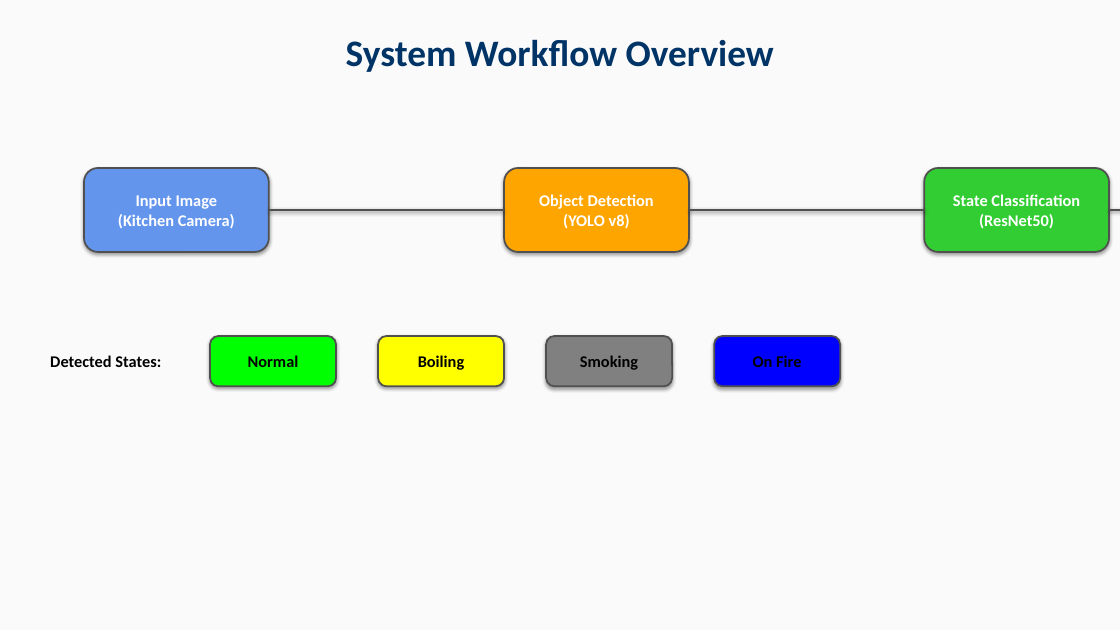
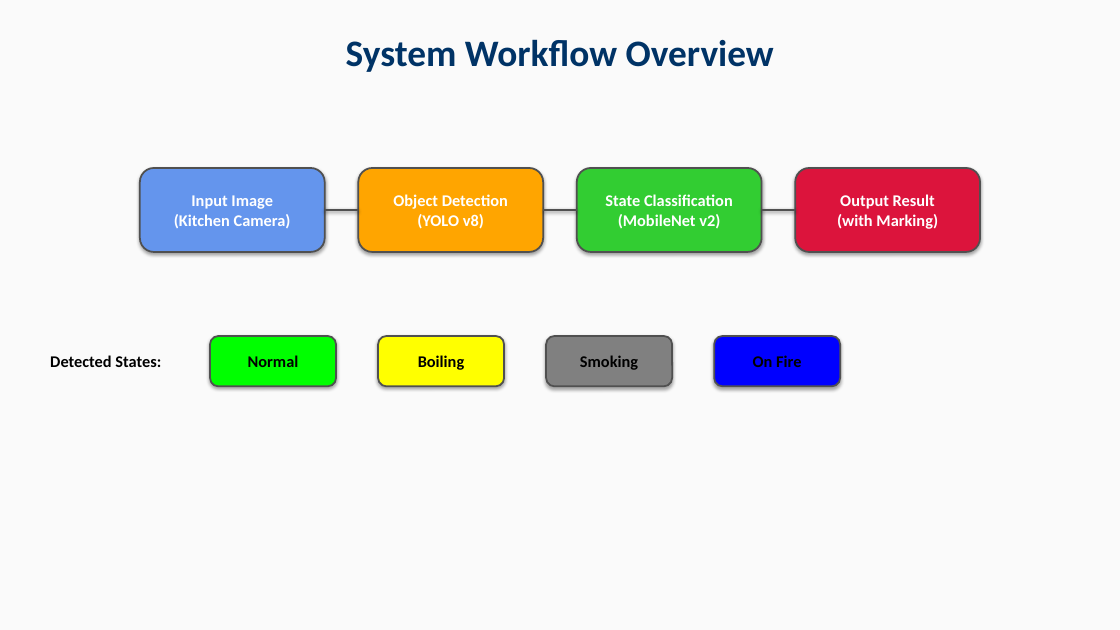
Before and after one commit to davychxn/KITCHEN-ASSIST, a slide deck: slide 2 of Kitchen_Assist_Workflow.pptx. Drawn at 1120x630 pixels with LibreOffice and Linux fonts; fonts in the diff are those of the drawing. Boxes give left, top, right and bottom in pixels: in the first picture for what was removed or moved away, otherwise in the second. Text is boxed around its words. In the diff, an @@ line names an element or a change of style, - is before the commit and + after.

Commit message:
# Adopted MobileNet Classifier
1. As title

```diff
--- a/Kitchen_Assist_Workflow.pptx
+++ b/Kitchen_Assist_Workflow.pptx
@@ rounded rectangle "Input Image": place and size @@
-rounded rectangle "Input Image" at [84, 168, 269, 252]
+rounded rectangle "Input Image" at [140, 168, 325, 252]
@@ rounded rectangle "Object Detection": place and size @@
-rounded rectangle "Object Detection" at [504, 168, 689, 252]
+rounded rectangle "Object Detection" at [358, 168, 543, 252]
@@ rounded rectangle "State Classification": place and size @@
-rounded rectangle "State Classification" at [924, 168, 1109, 252]
+rounded rectangle "State Classification" at [577, 168, 762, 252]
@@ rounded rectangle added at [795, 168, 980, 252], fill #DC143C, outline #505050 1.5 pt, 14 pt, text #FFFFFF, bold @@
+Output Result
+(with Marking)
@@ line moved from (269, 210) - (504, 210) to (325, 210) - (358, 210) @@
@@ line moved from (689, 210) - (924, 210) to (543, 210) - (577, 210) @@
@@ text in rounded rectangle at [618, 214, 720, 228]: text changed @@
-(ResNet50)
+(MobileNet v2)
@@ line moved from (1109, 210) - (1120, 210) to (761, 210) - (795, 210) @@
```
Also in this commit, not shown: 3 other slides changed, 2 slides added, 12 other files.
